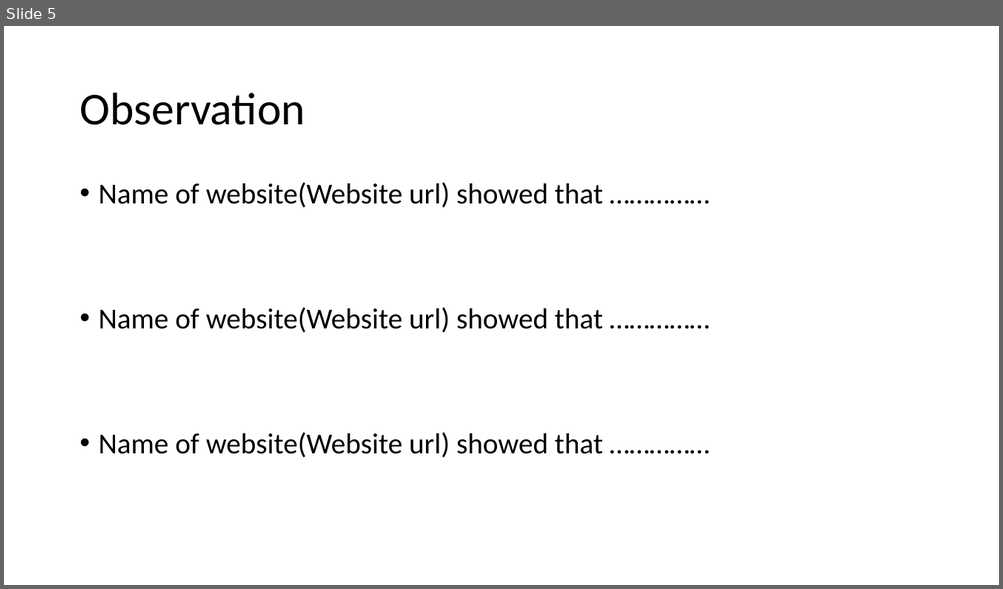
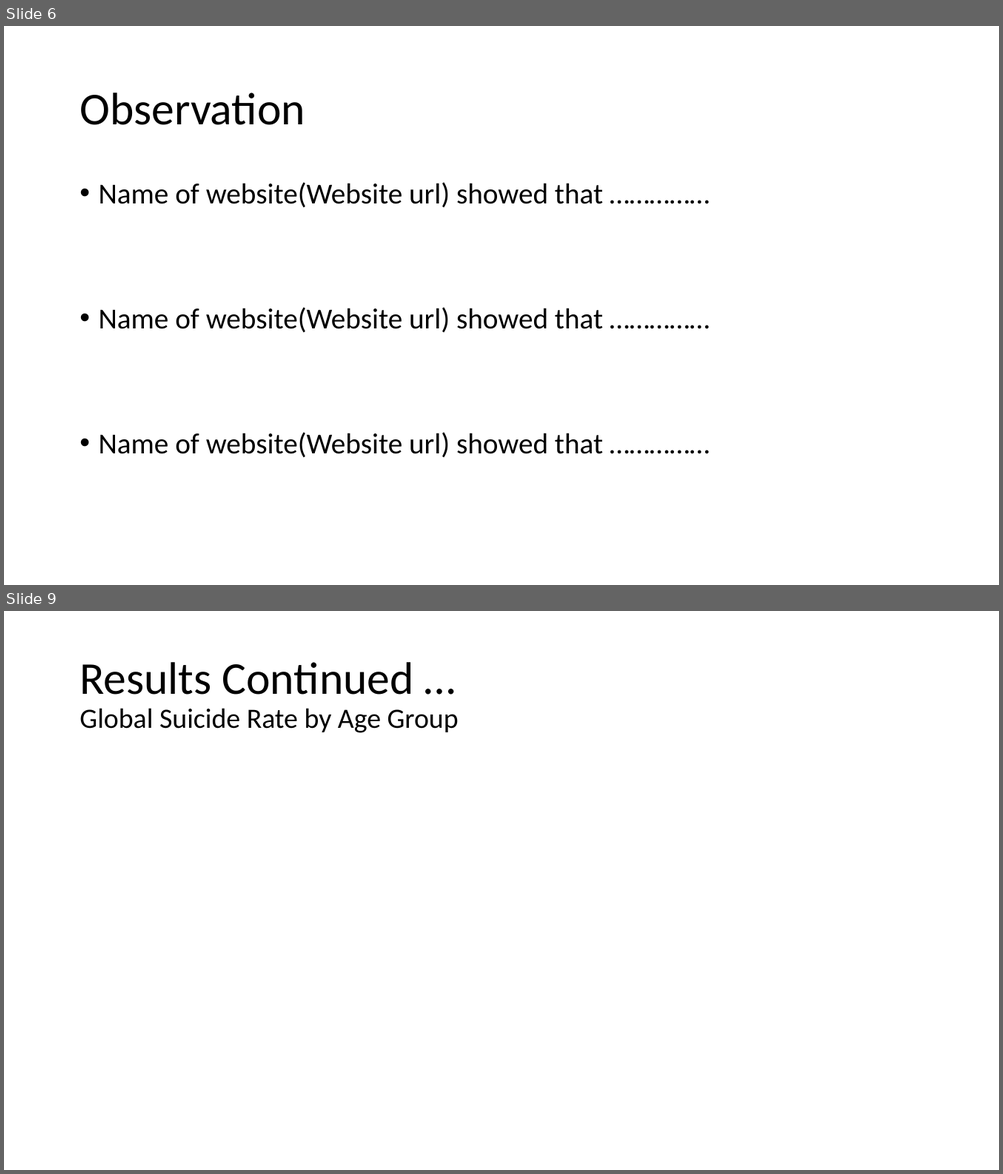
Before and after one commit to BirundhaVaratharajan/Project-1, a slide deck: Project 1 PPT.pptx. Shown one above the other, each under a label of ours: slide 5 before the commit, slides 6 and 9 after it; the slides between them are not shown. The pictures are 1003x589 and 1003x1174 pixels, drawn with LibreOffice and Linux fonts; fonts in the diff are those of the drawing. Boxes give left, top, right and bottom in pixels: in the first picture for what was removed or moved away, otherwise in the second. Text is boxed around its words. In the diff, an @@ line names an element or a change of style, - is before the commit and + after.

Commit message:
Plotted the title and labels on the US suicide rate chart, modified PPT

```diff
--- a/Project 1 PPT.pptx
+++ b/Project 1 PPT.pptx
@@ slide 9 added at bbox=[4, 611, 999, 1170], background #FFFFFF @@
@@ title added at bbox=[79, 662, 458, 733], 27 pt, text #000000 @@
+Results Continued …
+Global Suicide Rate by Age Group
@@ what was slide 5 is now slide 6 @@
```
Also in this commit, not shown: 3 other slides added, 2 slides removed, 1 other file.
